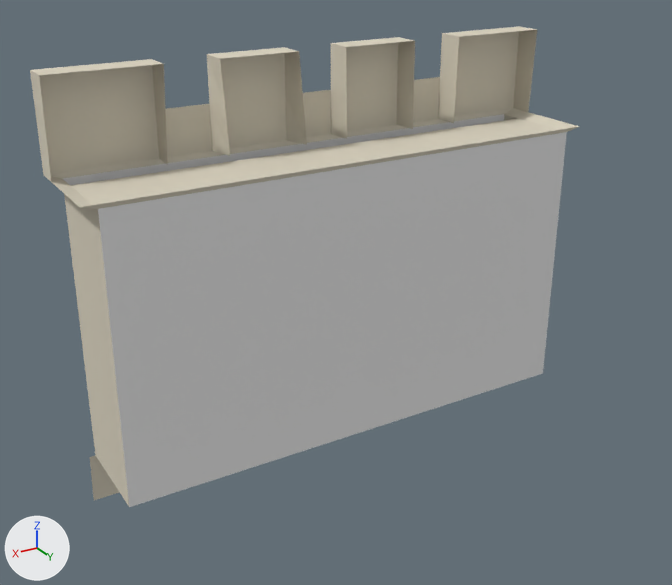
The Blender file Assets/Models/Environment/Wall/Wall.blend: old version first, new version second.
One viewpoint serves both versions: a 50 mm lens placed at (4.26, 7.08, 5.59), pointed at (0.13, 0.21, 2.15). The lights are fixed; the arrows at lower left show +X, +Y and +Z.
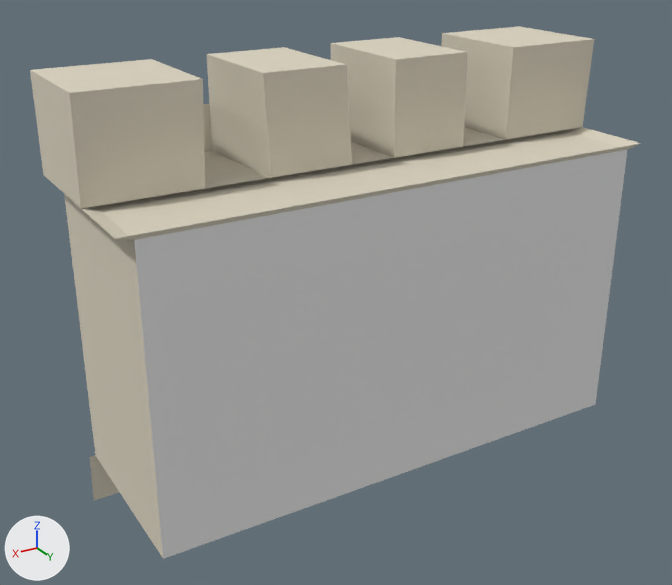
The change, as a diff of the scene's bpy script:
```diff
--- a/Assets/Models/Environment/Wall/Wall.blend.py
+++ b/Assets/Models/Environment/Wall/Wall.blend.py
@@ me_cube @@
 # used by ob_cube; location = (0.0, 0.0, 0.0)
-me_cube.from_pydata(...)  # 112 vertices, 90 faces, 10 loose edges; spans x -2.51..2.51, y -0.74..0.5, z 0.05..4.31
+me_cube.from_pydata(...)  # 112 vertices, 99 faces; spans x -2.51..2.51, y -0.74..1.28, z 0.05..4.31
+# me_cube part 1
+# 4 faces are deleted
+# 10 loose edges are deleted
+# 47 vertices in x -2.51..2.51, y -0.26..0.47, z 0.73..4.31 move by (0.0, 0.79, 0.0)
+# 4 vertices move from x -2.51..2.51, y -0.24..0.5, z 3.42..3.46 to x -2.51..2.51, y 0.38..1.28, z 3.42..3.46
+# 12 new faces join them, mat_edges (light grey #dbd4c1)
+# 1 new face joins them, mat_castlewall (white #e7e7e7)
 me_cube.materials.append(mat_castlewall)
```

Location of each change, (x1, y1, x2, y2) in pixels of the pictures (672 x 585 px):
'Cube', reshaped (11% wider, 11% taller): before (30, 26, 580, 507); after (30, 26, 641, 559)
